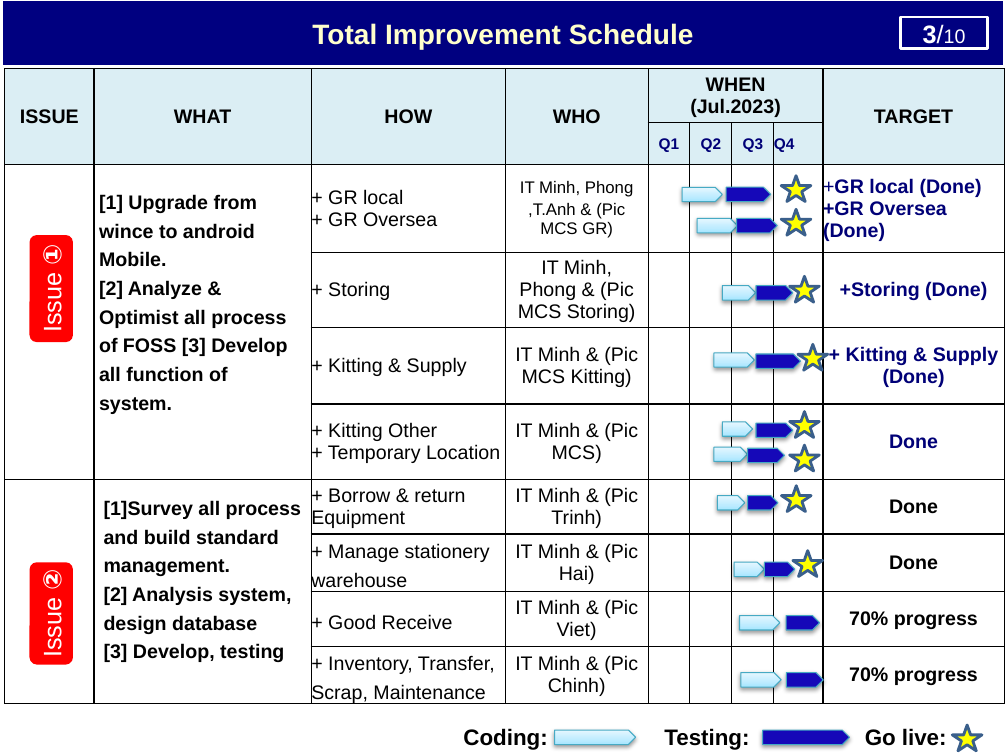
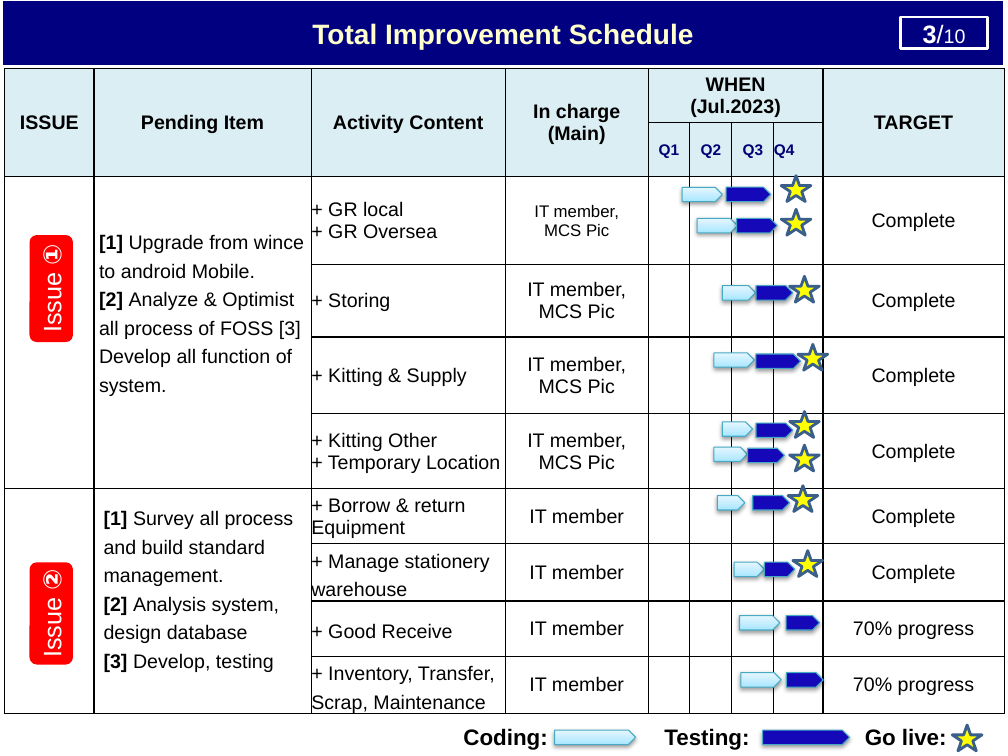
Before and after one commit to thietbicongnghevietnam/ReportPSNV, a slide deck: slide 4 of Report_test.pptx. Drawn at 1008x756 pixels with LibreOffice and Linux fonts; fonts in the diff are those of the drawing. Boxes give left, top, right and bottom in pixels: in the first picture for what was removed or moved away, otherwise in the second. Text is boxed around its words. In the diff, an @@ line names an element or a change of style, - is before the commit and + after.

```diff
--- a/Report_test.pptx
+++ b/Report_test.pptx
@@ table at box(5, 69, 1007, 717) @@
-row 1: ISSUE | WHAT | HOW | WHO | WHEN (Jul.2023) |  |  |  | TARGET
+row 1: ISSUE | Pending Item | Activity Content | In charge (Main) | WHEN (Jul.2023) |  |  |  | TARGET
-row 3, column 4: IT Minh, Phong / ,T.Anh & (Pic MCS GR)
+row 3, column 4: IT member, MCS Pic
-row 3, column 9: +GR local (Done) / +GR Oversea (Done)
+row 3, column 9: Complete
-row 4, column 4: IT Minh, Phong & (Pic MCS Storing)
+row 4, column 4: IT member, MCS Pic
-row 4, column 9: +Storing (Done)
+row 4, column 9: Complete
-row 5, column 4: IT Minh & (Pic MCS Kitting)
+row 5, column 4: IT member, MCS Pic
-row 5, column 9: + Kitting & Supply (Done)
+row 5, column 9: Complete
-row 6, column 4: IT Minh & (Pic MCS)
+row 6, column 4: IT member, MCS Pic
-row 6, column 9: Done
+row 6, column 9: Complete
-row 7:  | [1]Survey all process and build standard management. / [2] Analysis system, design database / [3] Develop, testing | + Borrow & return Equipment | IT Minh & (Pic Trinh) |  |  |  |  | Done
+row 7:  | [1] Survey all process and build standard management. / [2] Analysis system, design database / [3] Develop, testing | + Borrow & return Equipment | IT member |  |  |  |  | Complete
-row 8, column 4: IT Minh & (Pic Hai)
+row 8, column 4: IT member
-row 8, column 9: Done
+row 8, column 9: Complete
-row 9, column 4: IT Minh & (Pic Viet)
+row 9, column 4: IT member
-row 10, column 4: IT Minh & (Pic Chinh)
+row 10, column 4: IT member
@@ bold off in "Upgrade from wince to android Mobile.", "Analyze & Optimist all process of FOSS ...", "70% progress", "70% progress" @@
@@ pentagon arrow: place and size @@
-pentagon arrow at box(748, 496, 778, 510)
+pentagon arrow at box(753, 496, 790, 510)
@@ star: place and size @@
-star at box(781, 486, 811, 512)
+star at box(788, 486, 818, 512)
```
Also in this commit, not shown: 2 other slides changed, 1 slide added, 2 slides removed, 1 other file.
